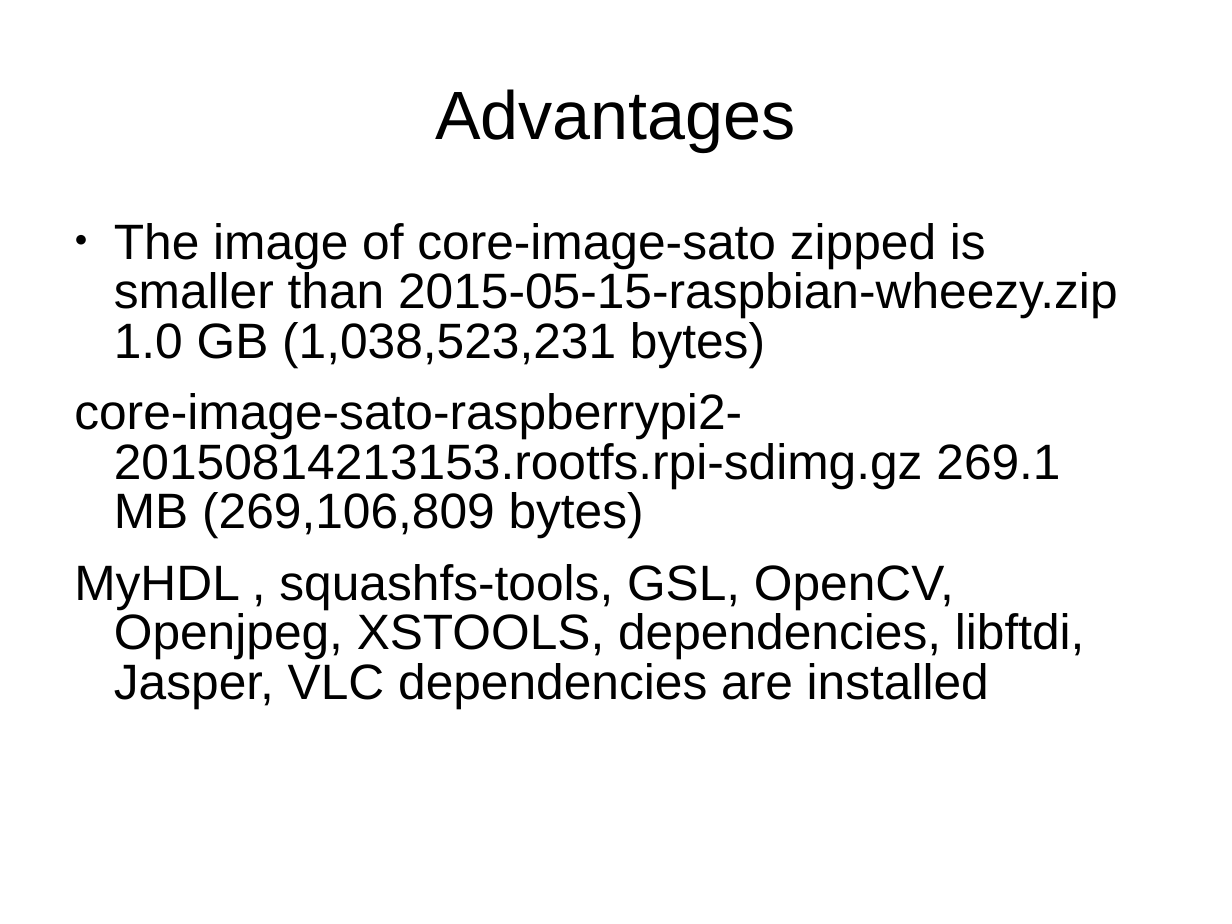
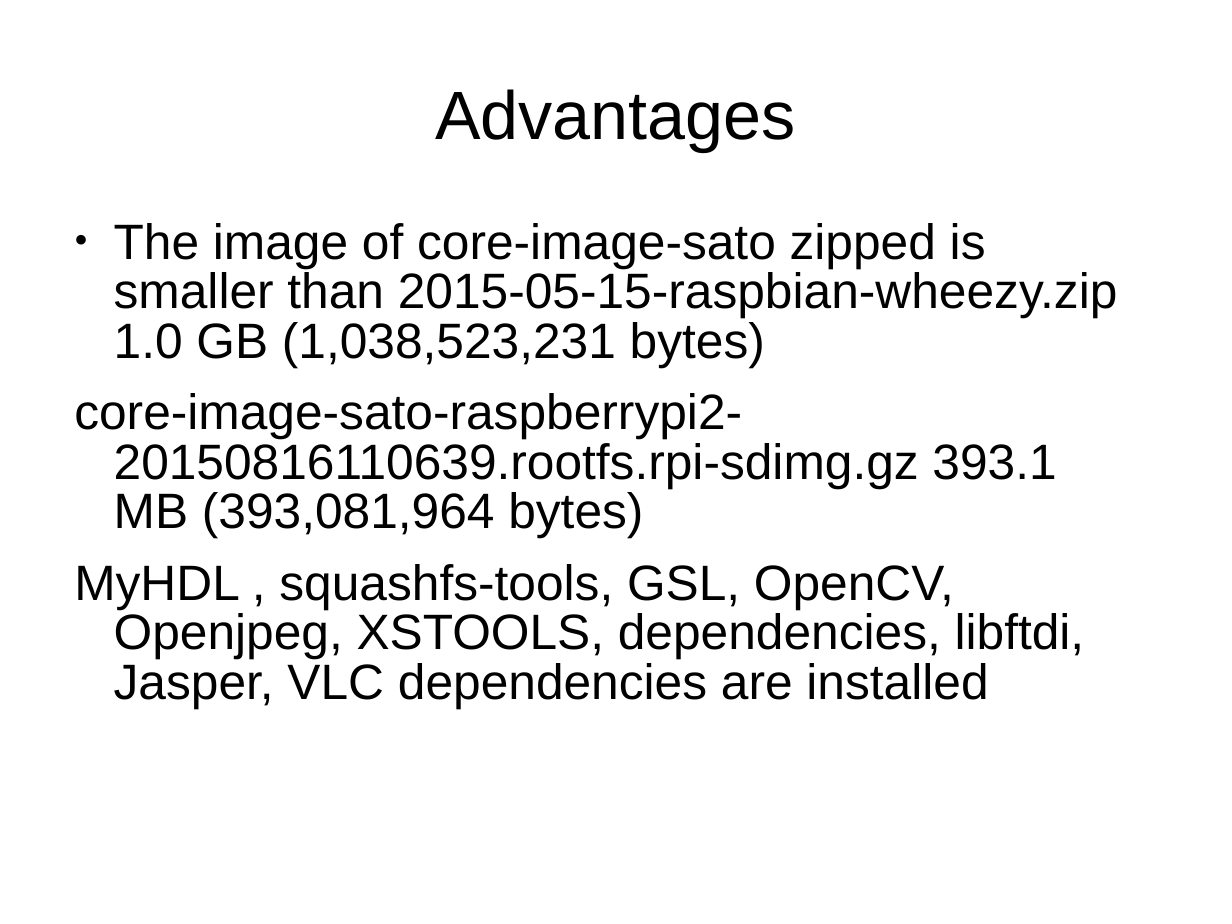
Before and after one commit to develone/raspberrypi2_yocto, a slide deck: slide 2 of doc/yocto_raspbain.ppt. Drawn at 1232x924 pixels with LibreOffice and Linux fonts; fonts in the diff are those of the drawing. Boxes give left, top, right and bottom in pixels: in the first picture for what was removed or moved away, otherwise in the second. Text is boxed around its words. In the diff, an @@ line names an element or a change of style, - is before the commit and + after.

```diff
--- a/doc/yocto_raspbain.ppt
+++ b/doc/yocto_raspbain.ppt
@@ text at (74,393,1056,538): text changed @@
-core-image-sato-raspberrypi2-20150814213153.rootfs.rpi-sdimg.gz 269.1 MB (269,106,809 bytes)
+core-image-sato-raspberrypi2-20150816110639.rootfs.rpi-sdimg.gz 393.1 MB (393,081,964 bytes)
```
Also in this commit, not shown: 1 other slide changed, 6 other files.
